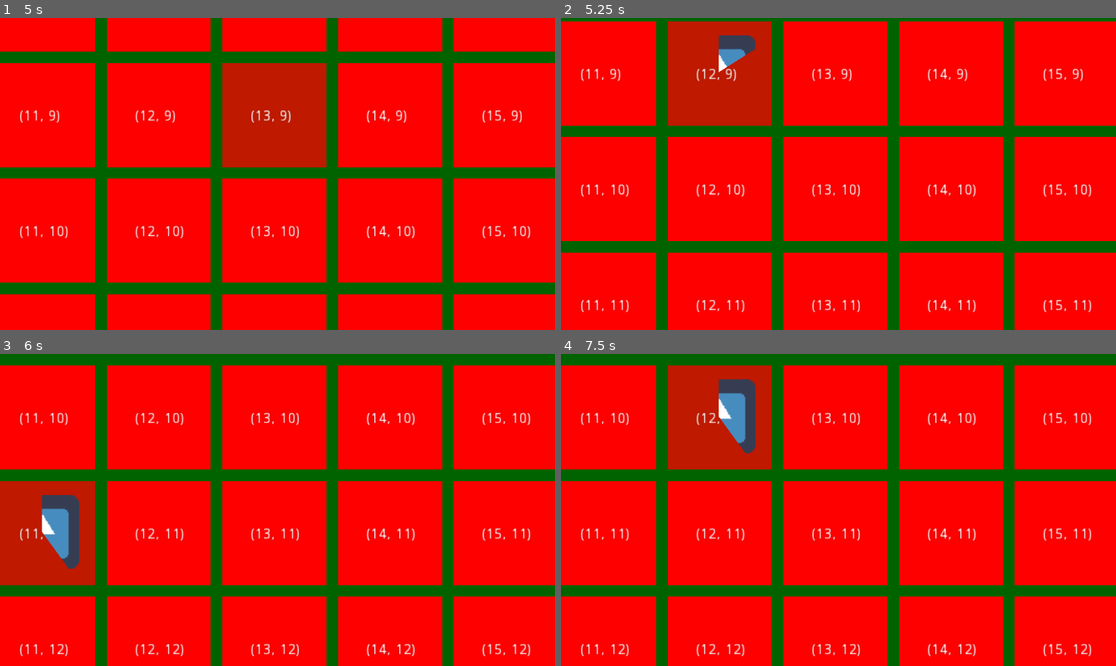
Above: before the commit, frames 1-4 (two rows, left to right).
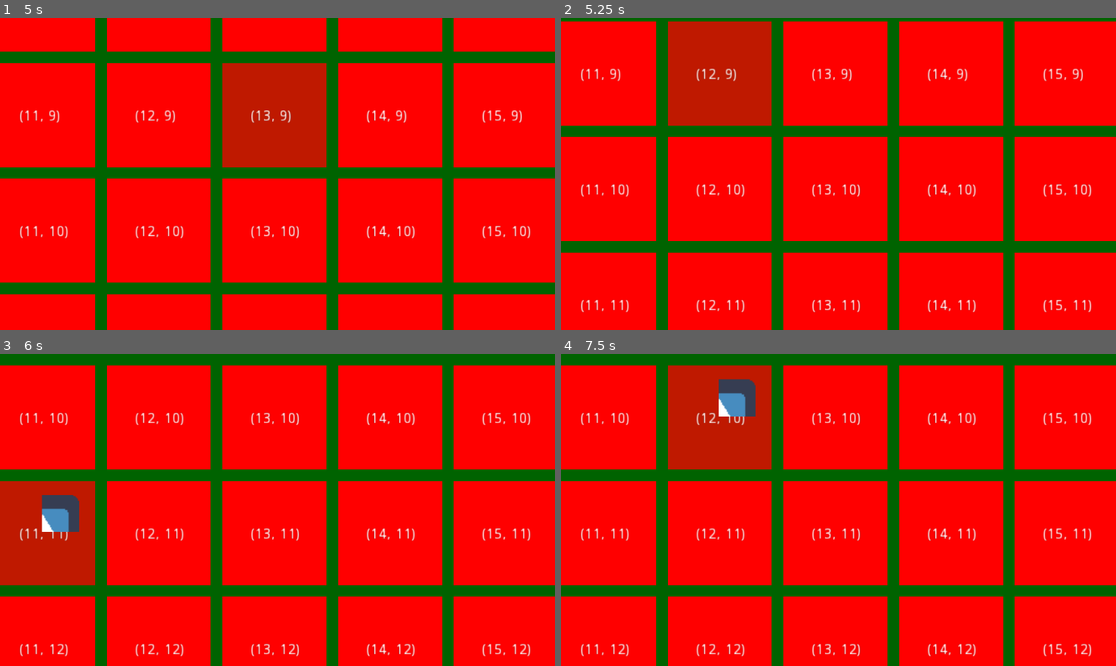
Above: after the commit, the same moments.

Repository: newwby/jam_250521_gogodot_buildingblocks
Game: Godot game, scene res://src/Main.tscn
Two runs of this game, one before a commit and one after it. Both use one fixed random seed, a clock stepped at 60 frames per second and the inputs below. Before the commit the project starts from res://Main.tscn. The engine's default icon, where the game draws it, is replaced by a stand-in: a white triangle on a blue panel in a dark square.
Inputs (mouse positions are in pixels of both pictures, inside the frame that each line leads up to):
- Up to frame 1 (5 s): tap Enter at 0.5, 2, 4.25 s; drag from (5, 42) to (5, 130) at 0.52 s; tap Space at 1.25, 3.5 s; drag from (5, 74) to (5, 158) at 1.27 s; move the mouse to (5, 102) at 2.02 s; hold Right (ui_right) 2.03-2.75 s; hold Mouse wheel up (zoom_in) 2.03-2.75 s; click (5, 102) at 2.17 s; drag from (61, 64) to (61, 283) at 2.77 s; drag from (44, 114) to (277, 114) at 3.52 s; drag from (44, 233) to (277, 114) at 4.27 s
- Up to frame 2 (5.25 s): tap Space at 5 s; move the mouse to (721, 114) at 5.02 s; hold Down (ui_down) from 5.03 s (still down); hold Mouse wheel up (zoom_in) from 5.03 s (still down); click (721, 114) at 5.17 s
- Up to frame 3 (6 s): release Down (ui_down) at 5.75 s; release Mouse wheel up (zoom_in) at 5.75 s; drag from (44, 538) to (160, 653) at 5.77 s
- Up to frame 4 (7.5 s): drag from (605, 650) to (838, 419) at 6.52 s; drag from (721, 419) to (838, 534) at 7.27 s

Frame 1 is identical in both runs. In frame 2, 0.5% of the frame differs, in the area x 28-36%, y 5-18%; in frame 3, 0.5%; in frame 4, 0.5%.

Commit message:
block class refactor
created tile classes, refactored block class to beneath cell superclass
fixed some misc . issues

Diff:
--- a/project.godot
+++ b/project.godot
@@ -9,28 +9,40 @@
 config_version=4
 
 _global_script_classes=[ {
-"base": "Node2D",
+"base": "GameCell",
 "class": "GameBlock",
 "language": "GDScript",
-"path": "res://game_blocks/master_block.gd"
+"path": "res://src/game_cells/game_blocks/MasterBlock.gd"
+}, {
+"base": "Node2D",
+"class": "GameCell",
+"language": "GDScript",
+"path": "res://src/game_cells/SuperclassGameCell.gd"
+}, {
+"base": "GameCell",
+"class": "GameTile",
+"language": "GDScript",
+"path": "res://src/game_cells/game_tiles/MasterTile.gd"
 }, {
 "base": "Node",
 "class": "GameWorld",
 "language": "GDScript",
-"path": "res://game_world/GameWorld.gd"
+"path": "res://src/game_world/GameWorld.gd"
 }, {
 "base": "Area2D",
 "class": "MouseCollider",
 "language": "GDScript",
-"path": "res://game_logic/MouseCollider.gd"
+"path": "res://src/game_logic/MouseCollider.gd"
 }, {
 "base": "Camera2D",
 "class": "WorldCamera",
 "language": "GDScript",
-"path": "res://game_logic/GameViewCamera.gd"
+"path": "res://src/game_logic/GameViewCamera.gd"
 } ]
 _global_script_class_icons={
 "GameBlock": "",
+"GameCell": "",
+"GameTile": "",
 "GameWorld": "",
 "MouseCollider": "",
 "WorldCamera": ""
@@ -39,7 +51,7 @@
 [application]
 
 config/name="25_05_21_GoGodotGameJam (Building Blocks)"
-run/main_scene="res://Main.tscn"
+run/main_scene="res://src/Main.tscn"
 config/icon="res://icon.png"
 
 [autoload]
--- a/Main.tscn
+++ b/src/Main.tscn
@@ -1,6 +1,6 @@
 [gd_scene load_steps=2 format=2]
 
-[ext_resource path="res://game_logic/GameViewCamera.tscn" type="PackedScene" id=2]
+[ext_resource path="res://src/game_logic/GameViewCamera.tscn" type="PackedScene" id=2]
 
 [node name="Main" type="Node"]
 
--- /dev/null
+++ b/src/game_cells/SuperclassGameCell.gd
@@ -0,0 +1,42 @@
+
+class_name GameCell
+extends Node2D
+
+var _cell_highlighted = false
+var sprites = []
+
+# Declare member variables here. Examples:
+# var a = 2
+# var b = "text"
+
+
+# Called when the node enters the scene tree for the first time.
+func _ready():
+	pass # Replace with function body.
+
+
+# Called every frame. 'delta' is the elapsed time since the previous frame.
+#func _process(delta):
+#	pass
+
+
+
+func cell_highlight(apply_highlight, apply_visual = true, ignore_highlight_permissions = false):
+	if apply_highlight:
+		if global_var.can_highlight_blocks and not _cell_highlighted \
+		or ignore_highlight_permissions and not _cell_highlighted:
+			if apply_visual:
+				for i in sprites:
+					i.color.a = 0.75
+			if not self.is_in_group(global_var.string_highlight_group):
+				self.add_to_group(global_var.string_highlight_group)
+		_cell_highlighted = true
+	else:
+		if global_var.can_highlight_blocks and _cell_highlighted \
+		or ignore_highlight_permissions and _cell_highlighted:
+			if apply_visual:
+				for i in sprites:
+					i.color.a = 1.0
+		if self.is_in_group(global_var.string_highlight_group):
+			self.remove_from_group(global_var.string_highlight_group)
+		_cell_highlighted = false
--- a/game_blocks/master_block.gd
+++ b/src/game_cells/game_blocks/MasterBlock.gd
@@ -1,17 +1,18 @@
 
 class_name GameBlock
-extends Node2D
+extends GameCell
 
 signal block_grabbed()
 signal block_released()
 
 const CLICK_TIMER_WAIT = 0.25
-const RETURN_TIMER_WAIT = 0.25
-const BLOCK_RETURN_TRANSITION_DURATION = 0.4
-const BLOCK_RETURN_TRANSITION_DELAY = 0.1
+const RETURN_TIMER_WAIT = 0.05
+const ACTIVATION_COOLDOWN = 2.0
+const BLOCK_RETURN_TRANSITION_DURATION = 0.2
+const BLOCK_RETURN_TRANSITION_DELAY = 0.05
 const MOUSE_HOLD_FOR_DRAG_TICKS = 25
-
-var sprites = []
+const RADIAL_TICK_BUFFER = 5
+
 var mouse_hold_tick_count = 0
 var array_pos = Vector2(150,150)
 var block_size = Vector2(100,100)
@@ -21,12 +22,13 @@
 var _block_after_image = false setget _set_block_after_image
 var _block_clicked = false setget _set_block_clicked
 var is_clicked_recently = false
+var is_ability_on_cooldown = false
 var _block_highlighted = false
 
 var use_debug_sprite = true
 var show_debug_array_label = true
 
-onready var test_block_sprite = $ColorRect
+onready var test_block_sprite = $DebugSprite
 #onready var block_sprite = $ColorRect
 onready var block_collision = $BlockArea/CollisionArea
 
@@ -34,8 +36,12 @@
 onready var ClickTimer = $MouseHoldTimer
 onready var ReturnBlockTimer = $ReturnTimer
 onready var ReturnBlockTransition = $ReturnTween
-
-onready var debug_label_array_pos = $DebugHandler/DebugLabel_ArrayPos
+onready var ActivationTimer = $ActivationCooldownTimer
+
+onready var EffectHolder = $EffectGraphicHolder
+onready var CooldownNotification = $EffectGraphicHolder/OnCooldown
+
+onready var debug_label_array_pos = $DebugHolder/DebugLabel_ArrayPos
 
 ###############################################################################
 
@@ -48,7 +54,7 @@
 	progress_radial_setup()
 
 
-func _process(delta):
+func _process(_delta):
 	update_position_if_grabbed()
 	block_pickup_validation()
 	grab_release_validation()
@@ -74,7 +80,7 @@
 
 
 # if double clicked within click timer wait time, activate block
-func _on_BlockArea_input_event(viewport, event, shape_idx):
+func _on_BlockArea_input_event(_viewport, event, _shape_idx):
 	if event is InputEventMouseButton:
 		if event.button_index == BUTTON_LEFT:
 			if event.pressed:
@@ -100,32 +106,36 @@
 
 # timer exists to catch exceptions with return block to origin logic
 func _on_ReturnTimer_timeout():
-	_on_BlockReleased()
+	_block_clicked = false
+	mouse_hold_tick_count_update(false)
+	emit_signal("block_released")
+
+
+# when tween finishes and block is at rest we remove the afterimage effect
+func _on_ReturnTween_tween_completed(_object, _key):
+	apply_after_image(false)
+
+
+func _on_ActivationCooldownTimer_timeout():
+	is_ability_on_cooldown = false
 
 
 # if mouse enters block apply a slight translucency to the block
 func _on_BlockArea_mouse_entered():
-	if global_var.can_highlight_blocks and not _is_grabbed and not _block_highlighted:
-		for i in sprites:
-			i.color.a = 0.75
-		self.add_to_group(global_var.string_highlight_group)
-		_block_highlighted = true
+	if not _is_grabbed:
+		cell_highlight(true, true)
 
 
 # if mouse leaves block unset highlight var and translucency
 func _on_BlockArea_mouse_exited():
-	if global_var.can_highlight_blocks and not _is_grabbed and _block_highlighted:
-		for i in sprites:
-			i.color.a = 1.0
-	self.remove_from_group(global_var.string_highlight_group)
-	_block_highlighted = false
+	if not _is_grabbed:
+		cell_highlight(false, true)
 	mouse_hold_tick_count_update(false)
 	if _block_clicked:
 		_block_clicked = false
 
-
 # on signal for grabbing a block
-func _on_BlockGrabbed():
+func _on_Block_block_grabbed():
 	global_var.grabbed_block = self
 	grabbed_position = position
 	apply_after_image(true)
@@ -133,7 +143,7 @@
 
 
 # on signal for block release
-func _on_BlockReleased():
+func _on_Block_block_released():
 	global_var.grabbed_block = null
 	return_block_to_origin()
 	_is_grabbed = false
@@ -144,12 +154,13 @@
 # all basic blocks follow the same setup
 func block_setup():
 	var block_center = block_size/2
-	for i in sprites:
-		i.color = Color(1,0,0,1)
+
 	# set block size
 	test_block_sprite.rect_size = block_size
+
 	block_collision.position = block_center
 	block_collision.shape.set("extents", block_center)
+
 	if show_debug_array_label:
 		# set and center debug label
 		debug_label_array_pos.text = str(array_pos)
@@ -157,14 +168,29 @@
 		debug_label_array_pos.rect_position = block_center
 		debug_label_array_pos.rect_position.x -= debug_label_array_pos.rect_position.x/2
 		debug_label_array_pos.rect_position.y -= debug_label_array_pos.rect_position.y/8
+
 	debug_label_array_pos.visible = show_debug_array_label
+
 	for i in sprites:
 		i.visible = use_debug_sprite
 
 
 # list of all nodes that make up the graphical representation of the block
 func sprite_setup():
-	sprites = [test_block_sprite]
+	sprites = [
+		test_block_sprite,
+	]
+	for i in sprites:
+		i.color = Color(1,0,0,1)
+
+
+# sets up default parameters of miscellaneous graphical effects
+func graphical_effect_setup():
+	#EffectHolder.position = position
+	var corner_offset = block_size / 8
+	CooldownNotification.position = corner_offset
+	CooldownNotification.size = corner_offset
+	CooldownNotification.visible = true
 
 
 # setting timers to the values for their respective wait times
@@ -179,7 +205,7 @@
 	var half_block_offset = block_size/2
 	radial_prog.rect_size = half_block_offset
 	radial_prog.rect_position = half_block_offset/4
-	radial_prog.max_value = MOUSE_HOLD_FOR_DRAG_TICKS
+	radial_prog.max_value = MOUSE_HOLD_FOR_DRAG_TICKS-RADIAL_TICK_BUFFER
 	radial_prog.visible = false
 
 
@@ -193,7 +219,7 @@
 func block_pickup_validation():
 	if Input.is_mouse_button_pressed(BUTTON_LEFT) and _block_clicked and global_var.grabbed_block == null:
 		mouse_hold_tick_count_update(true)
-		print("holding, @ ", mouse_hold_tick_count)
+		if global_var._enable_all_debug_mode: print("holding, @ ", mouse_hold_tick_count)
 	if mouse_hold_tick_count >= MOUSE_HOLD_FOR_DRAG_TICKS:
 		_block_clicked = false
 		mouse_hold_tick_count_update(false)
@@ -213,13 +239,15 @@
 			ReturnBlockTimer.start()
 
 
-# if block_no longer clicked we release it so it can return to origin
+# method for interrupting hold counts
 func block_no_longer_clicked():
+	pass
 	_block_clicked = false
 	mouse_hold_tick_count_update(false)
-	print("released")
-	if _is_grabbed:
-		_on_BlockReleased()
+	# if block_no longer clicked we release it so it can return to origin
+	# this is now defunct, using the timer method (onReturnTimer_timeout) instead
+	#if _is_grabbed:
+		#emit_signal("block_released")
 
 # logic to update mouse_hold_tick_count whilst also interfacing with progress radial
 func mouse_hold_tick_count_update(is_not_reset):
@@ -228,8 +256,8 @@
 		mouse_hold_tick_count += 1
 	else:
 		mouse_hold_tick_count = 0
-	radial_prog.value = mouse_hold_tick_count
-	if radial_prog.value >= MOUSE_HOLD_FOR_DRAG_TICKS/8:
+	radial_prog.value = mouse_hold_tick_count-RADIAL_TICK_BUFFER if mouse_hold_tick_count-RADIAL_TICK_BUFFER >= 0 else 0
+	if radial_prog.value >= MOUSE_HOLD_FOR_DRAG_TICKS/8.0:
 		radial_prog.visible = true
 	else:
 		radial_prog.visible = false
@@ -245,12 +273,12 @@
 
 # graphical function for tweening block back to where it started
 func return_block_to_origin():
-				# set up and process a tween to return the block to its origin
-				ReturnBlockTransition.interpolate_property(self, "position", \
-				return_adjusted_mouse_position(), grabbed_position,
-				BLOCK_RETURN_TRANSITION_DURATION, Tween.TRANS_SINE, Tween.EASE_OUT,
-				BLOCK_RETURN_TRANSITION_DELAY)
-				ReturnBlockTransition.start()
+	# set up and process a tween to return the block to its origin
+	ReturnBlockTransition.interpolate_property(self, "position", \
+	return_adjusted_mouse_position(), grabbed_position,
+	BLOCK_RETURN_TRANSITION_DURATION, Tween.TRANS_SINE, Tween.EASE_OUT,
+	BLOCK_RETURN_TRANSITION_DELAY)
+	ReturnBlockTransition.start()
 
 
 
@@ -268,12 +296,11 @@
 
 # function to run on double click
 func activate_block():
-	var switcheroo = test_block_sprite.color.r
-	test_block_sprite.color.r = test_block_sprite.color.b
-	test_block_sprite.color.b = switcheroo
-
-###############################################################################
-
-
-func _on_ReturnTween_tween_completed(_object, _key):
-	apply_after_image(false)
+	if not is_ability_on_cooldown:
+		var switcheroo = test_block_sprite.color.r
+		test_block_sprite.color.r = test_block_sprite.color.b
+		test_block_sprite.color.b = switcheroo
+		is_ability_on_cooldown = true
+		ActivationTimer.start()
+
+###############################################################################
--- a/game_blocks/master_block.tscn
+++ b/src/game_cells/game_blocks/MasterBlock.tscn
@@ -1,13 +1,13 @@
 [gd_scene load_steps=4 format=2]
 
-[ext_resource path="res://game_blocks/master_block.gd" type="Script" id=1]
-[ext_resource path="res://icon.png" type="Texture" id=2]
+[ext_resource path="res://icon.png" type="Texture" id=1]
+[ext_resource path="res://src/game_cells/game_blocks/MasterBlock.gd" type="Script" id=2]
 
 [sub_resource type="RectangleShape2D" id=1]
 extents = Vector2( 0, 0 )
 
 [node name="Block" type="Node2D"]
-script = ExtResource( 1 )
+script = ExtResource( 2 )
 
 [node name="BlockArea" type="Area2D" parent="."]
 
@@ -15,7 +15,15 @@
 position = Vector2( 64.6554, 60.8799 )
 shape = SubResource( 1 )
 
-[node name="ColorRect" type="ColorRect" parent="."]
+[node name="SpriteHolder" type="Node2D" parent="."]
+
+[node name="EffectGraphicHolder" type="Node2D" parent="."]
+
+[node name="OnCooldown" type="Sprite" parent="EffectGraphicHolder"]
+visible = false
+texture = ExtResource( 1 )
+
+[node name="DebugSprite" type="ColorRect" parent="."]
 margin_left = -0.749153
 margin_top = -1.49831
 margin_right = 39.2508
@@ -25,13 +33,15 @@
 "_edit_use_anchors_": false
 }
 
-[node name="DebugHandler" type="Node2D" parent="."]
+[node name="DebugHolder" type="Node2D" parent="."]
 
-[node name="DebugLabel_ArrayPos" type="Label" parent="DebugHandler"]
+[node name="DebugLabel_ArrayPos" type="Label" parent="DebugHolder"]
 margin_bottom = 14.0
 __meta__ = {
 "_edit_use_anchors_": false
 }
+
+[node name="ActivationCooldownTimer" type="Timer" parent="."]
 
 [node name="MouseHoldTimer" type="Timer" parent="."]
 wait_time = 0.25
@@ -47,16 +57,17 @@
 margin_right = 64.0
 margin_bottom = 64.0
 mouse_filter = 2
-texture_progress = ExtResource( 2 )
+texture_progress = ExtResource( 1 )
 fill_mode = 4
 __meta__ = {
 "_edit_use_anchors_": false
 }
-[connection signal="block_grabbed" from="." to="." method="_on_BlockGrabbed"]
-[connection signal="block_released" from="." to="." method="_on_BlockReleased"]
+[connection signal="block_grabbed" from="." to="." method="_on_Block_block_grabbed"]
+[connection signal="block_released" from="." to="." method="_on_Block_block_released"]
 [connection signal="input_event" from="BlockArea" to="." method="_on_BlockArea_input_event"]
 [connection signal="mouse_entered" from="BlockArea" to="." method="_on_BlockArea_mouse_entered"]
 [connection signal="mouse_exited" from="BlockArea" to="." method="_on_BlockArea_mouse_exited"]
+[connection signal="timeout" from="ActivationCooldownTimer" to="." method="_on_ActivationCooldownTimer_timeout"]
 [connection signal="timeout" from="MouseHoldTimer" to="." method="_on_MouseHoldTimer_timeout"]
 [connection signal="timeout" from="ReturnTimer" to="." method="_on_ReturnTimer_timeout"]
 [connection signal="tween_completed" from="ReturnTween" to="." method="_on_ReturnTween_tween_completed"]
--- /dev/null
+++ b/src/game_cells/game_tiles/MasterTile.gd
@@ -0,0 +1,52 @@
+
+class_name GameTile
+extends GameCell
+
+var tile_size = Vector2(320,320)
+
+onready var tile_collision = $TileArea/CollisionArea
+onready var test_tile_sprite = $DebugSprite
+
+
+###############################################################################
+
+
+# Called when the node enters the scene tree for the first time.
+func _ready():
+	sprite_setup()
+	tile_setup()
+
+
+# Called every frame. 'delta' is the elapsed time since the previous frame.
+#func _process(delta):
+#	pass
+
+
+###############################################################################
+
+
+func _on_TileArea_mouse_entered():
+	cell_highlight(true, false)
+
+
+func _on_TileArea_mouse_exited():
+	cell_highlight(false, false)
+
+
+###############################################################################
+
+
+# all basic blocks follow the same setup
+func tile_setup():
+	var tile_center = tile_size/2
+	test_tile_sprite.rect_size = tile_size
+	tile_collision.position = tile_center
+	tile_collision.shape.set("extents", tile_center)
+
+
+func sprite_setup():
+	sprites = [
+		test_tile_sprite,
+	]
+	for i in sprites:
+		i.color = Color(0,0.5,0,1)
--- /dev/null
+++ b/src/game_cells/game_tiles/MasterTile.tscn
@@ -0,0 +1,27 @@
+[gd_scene load_steps=3 format=2]
+
+[ext_resource path="res://src/game_cells/game_tiles/MasterTile.gd" type="Script" id=1]
+
+[sub_resource type="RectangleShape2D" id=1]
+extents = Vector2( 16, 16 )
+
+[node name="Tile" type="Node2D"]
+script = ExtResource( 1 )
+
+[node name="TileArea" type="Area2D" parent="."]
+
+[node name="CollisionArea" type="CollisionShape2D" parent="TileArea"]
+position = Vector2( 16, 16 )
+shape = SubResource( 1 )
+
+[node name="SpriteHolder" type="Node2D" parent="."]
+
+[node name="DebugSprite" type="ColorRect" parent="."]
+margin_right = 32.0
+margin_bottom = 32.0
+mouse_filter = 2
+__meta__ = {
+"_edit_use_anchors_": false
+}
+[connection signal="mouse_entered" from="TileArea" to="." method="_on_TileArea_mouse_entered"]
+[connection signal="mouse_exited" from="TileArea" to="." method="_on_TileArea_mouse_exited"]
--- a/game_logic/GameViewCamera.gd
+++ b/src/game_logic/GameViewCamera.gd
@@ -1,7 +1,7 @@
 class_name WorldCamera
 extends Camera2D
 
-signal camera_movement(movement_vector)
+signal camera_movement
 
 const BASE_SCROLL_STRENGTH = 12
 var mouse_scroll_strength = BASE_SCROLL_STRENGTH * 2.0
@@ -51,7 +51,7 @@
 	#pass
 
 # Called every frame. 'delta' is the elapsed time since the previous frame.
-func _process(delta):
+func _process(_delta):
 	check_camera_control_input()
 
 ###############################################################################
@@ -80,9 +80,6 @@
 	elif event is InputEventMouseMotion:
 		camera_drag(event)
 
-func _unhandled_input(event):
-	pass
-
 
 ###############################################################################
 
@@ -112,7 +109,7 @@
 ###############################################################################
 
 
-func _on_Tween_tween_started(object, key):
+func _on_Tween_tween_started(_object, _key):
 	global_var.camera_moving = true
 
 func _on_Tween_tween_all_completed():
@@ -228,3 +225,13 @@
 			GameBoundaries["bottom"]-scroll_limit_buffer.y)
 
 ###############################################################################
+
+
+# defunct, removed
+func camera_has_moved():
+	emit_signal("camera_movement")
+
+
+# defunct, removed
+func _on_GameViewCamera_camera_movement():
+	pass # Replace with function body.
--- a/game_logic/GameViewCamera.tscn
+++ b/src/game_logic/GameViewCamera.tscn
@@ -1,7 +1,7 @@
 [gd_scene load_steps=3 format=2]
 
-[ext_resource path="res://game_world/GameWorld.tscn" type="PackedScene" id=1]
-[ext_resource path="res://game_logic/GameViewCamera.gd" type="Script" id=2]
+[ext_resource path="res://src/game_world/GameWorld.tscn" type="PackedScene" id=1]
+[ext_resource path="res://src/game_logic/GameViewCamera.gd" type="Script" id=2]
 
 [node name="GameViewCamera" type="Camera2D"]
 current = true
@@ -14,6 +14,6 @@
 [node name="World" parent="." instance=ExtResource( 1 )]
 
 [node name="Tween" type="Tween" parent="."]
-[connection signal="camera_movement" from="." to="World" method="_on_GameViewCamera_camera_movement"]
+[connection signal="camera_movement" from="." to="." method="_on_GameViewCamera_camera_movement"]
 [connection signal="tween_all_completed" from="Tween" to="." method="_on_Tween_tween_all_completed"]
 [connection signal="tween_started" from="Tween" to="." method="_on_Tween_tween_started"]
--- a/game_logic/MouseCollider.tscn
+++ b/src/game_logic/MouseCollider.tscn
@@ -1,6 +1,7 @@
 [gd_scene load_steps=3 format=2]
 
-[ext_resource path="res://game_logic/MouseCollider.gd" type="Script" id=1]
+[ext_resource path="res://src/game_logic/MouseCollider.gd" type="Script" id=1]
+
 
 [sub_resource type="CircleShape2D" id=1]
 radius = 0.5
--- a/game_world/GameWorld.gd
+++ b/src/game_world/GameWorld.gd
@@ -1,7 +1,7 @@
 class_name GameWorld
 extends Node
 
-const TestBlock = preload("res://game_blocks/master_block.tscn")
+const TestBlock = preload("res://src/game_cells/game_blocks/MasterBlock.tscn")
 
 var tile_pixel_size = 100
 var block_pixel_buffer = tile_pixel_size/10
@@ -80,8 +80,11 @@
 	NewBlockInstance.block_size = Vector2(block_size, block_size)
 	NewBlockInstance.array_pos = given_array_pos
 	NewBlockInstance.position = Vector2(spawn_loc.x+(block_pixel_buffer/2), spawn_loc.y+(block_pixel_buffer/2))
-	NewBlockInstance.connect("block_grabbed",self,"_on_BlockGrabbed")
-	NewBlockInstance.connect("block_released",self,"_on_BlockReleased")
+
+	# defunct code, set on node in ui instead
+	# NewBlockInstance.connect("block_grabbed",self,"_on_BlockGrabbed")
+	# NewBlockInstance.connect("block_released",self,"_on_BlockReleased")
+
 	block_parent.add_child(NewBlockInstance)
 	world_block_dict[given_array_pos] = NewBlockInstance
 
--- a/game_world/GameWorld.tscn
+++ b/src/game_world/GameWorld.tscn
@@ -1,6 +1,7 @@
 [gd_scene load_steps=2 format=2]
 
-[ext_resource path="res://game_world/GameWorld.gd" type="Script" id=1]
+[ext_resource path="res://src/game_world/GameWorld.gd" type="Script" id=1]
+
 
 [node name="World" type="Node"]
 script = ExtResource( 1 )
Renamed: game_logic/Game_MainLoop.gd -> src/game_logic/Game_MainLoop.gd
Renamed: game_logic/MouseCollider.gd -> src/game_logic/MouseCollider.gd
